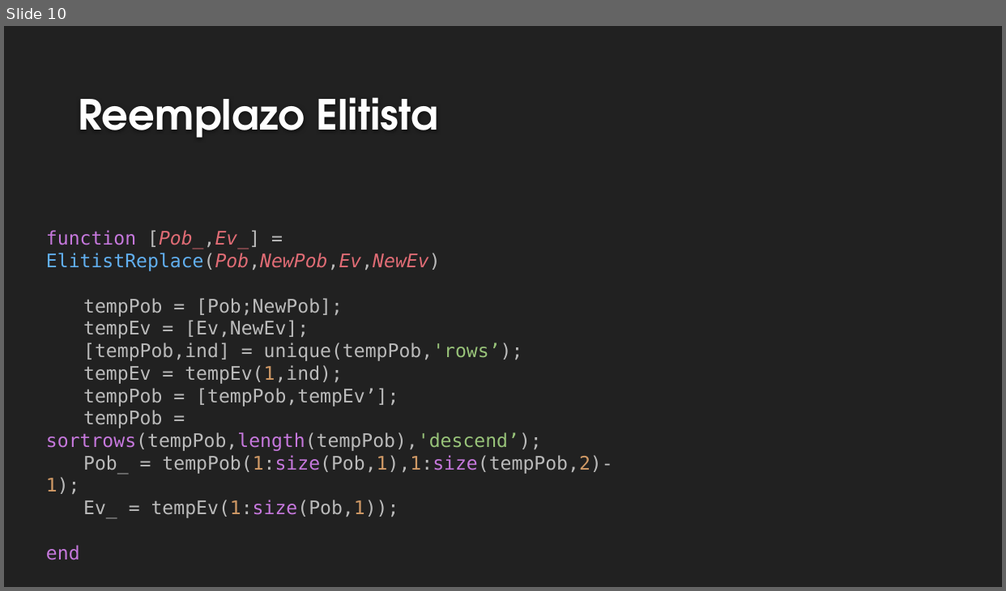
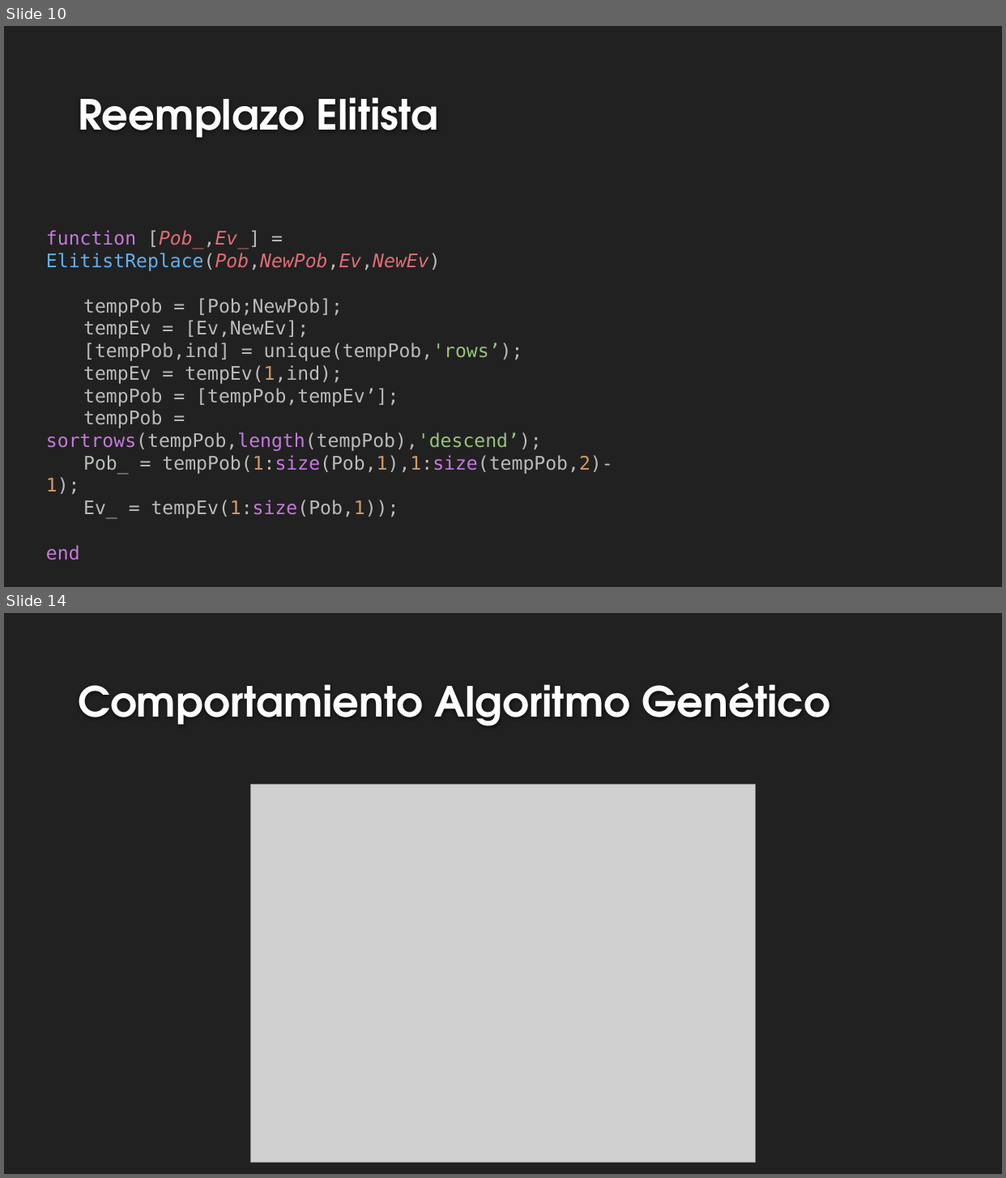
Before and after one commit to rafaroman18/SatellitesIS, a slide deck: TrabajoSI.pptx. Shown one above the other, each under a label of ours: slide 10 before the commit, slides 10 and 14 after it; the slides between them are not shown. The pictures are 1006x591 and 1006x1178 pixels, drawn with LibreOffice and Linux fonts; fonts in the diff are those of the drawing; grey boxes stand for pictures; background and template pictures are left out. Boxes give left, top, right and bottom in pixels: in the first picture for what was removed or moved away, otherwise in the second. Text is boxed around its words. In the diff, an @@ line names an element or a change of style, - is before the commit and + after.

```diff
--- a/TrabajoSI.pptx
+++ b/TrabajoSI.pptx
@@ slide 14 added at (4, 613, 1002, 1174), background #212121 @@
@@ title added at (78, 683, 831, 726), 40 pt, text #FEFEFE, bold @@
+Comportamiento Algoritmo Genético
@@ picture added at (250, 784, 756, 1162) @@
```
Also in this commit, not shown: 1 slide changed, 5 other slides added.
